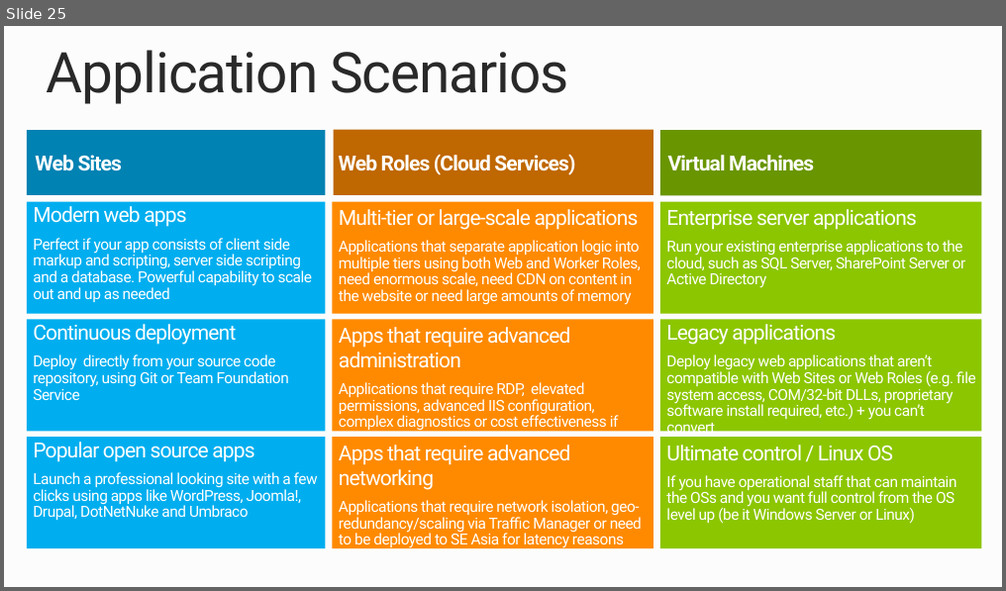
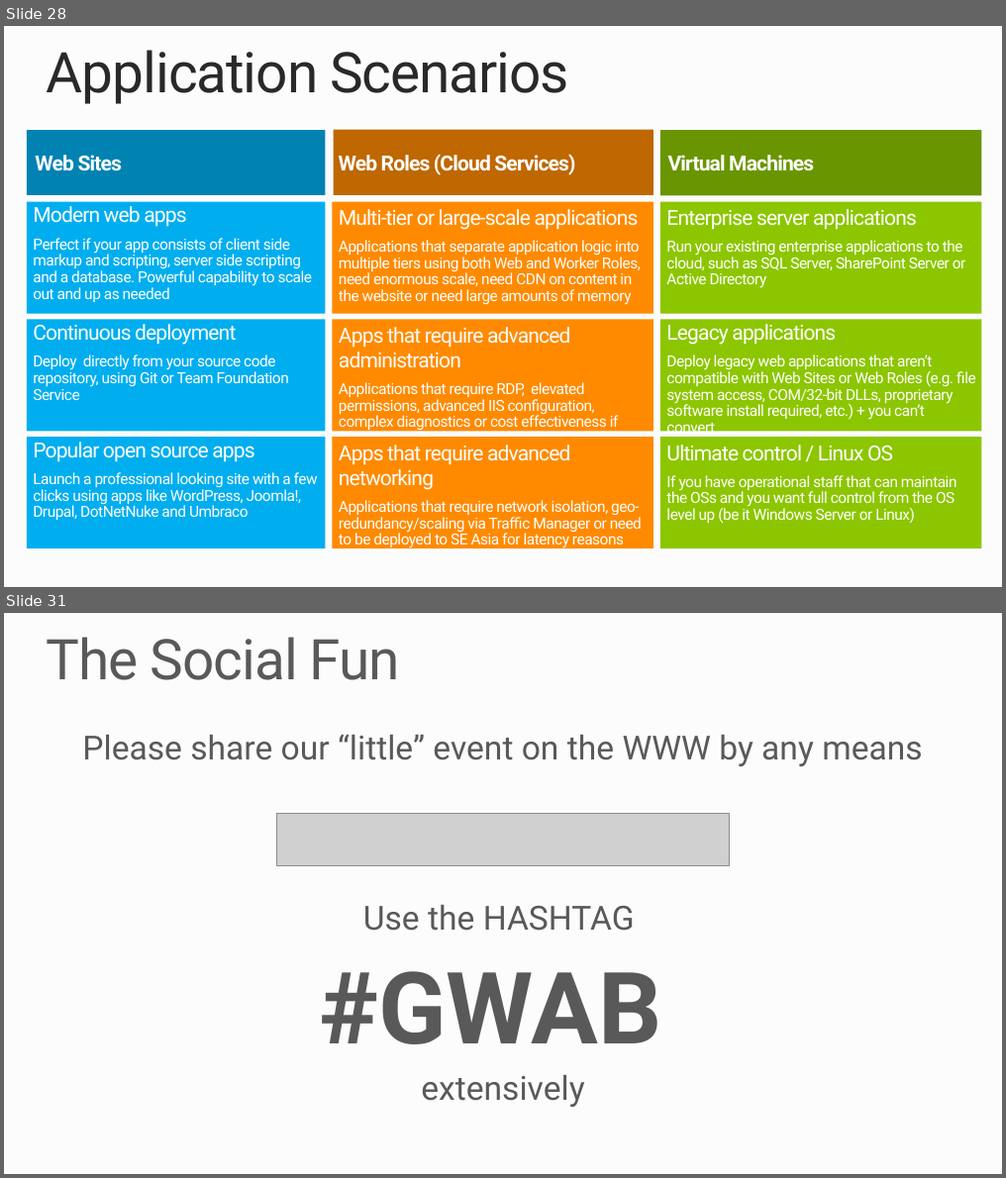
Before and after one commit to MRCollective/WindowsAzureBootcampPerth2014, a slide deck: 2_WebApps/WebApps.pptx. Shown one above the other, each under a label of ours: slide 25 before the commit, slides 28 and 31 after it; the slides between them are not shown. The pictures are 1006x591 and 1006x1178 pixels, drawn with LibreOffice and Linux fonts; fonts in the diff are those of the drawing; grey boxes stand for pictures. Boxes give left, top, right and bottom in pixels: in the first picture for what was removed or moved away, otherwise in the second. Text is boxed around its words. In the diff, an @@ line names an element or a change of style, - is before the commit and + after.

```diff
--- a/2_WebApps/WebApps.pptx
+++ b/2_WebApps/WebApps.pptx
@@ slide 31 added at [4, 613, 1002, 1174], background #FCFCFC @@
@@ title added at [47, 637, 400, 680], 54 pt, text #595959 @@
+The Social Fun
@@ text added at [82, 734, 922, 1107], 32 pt, text #595959 @@
+Please share our “little” event on the WWW by any means
+Use the HASHTAG
+#GWAB
+extensively
@@ picture added at [277, 814, 730, 866] @@
@@ what was slide 25 is now slide 28 @@
```
Also in this commit, not shown: 4 slides changed, 6 other slides added, 5 other files.
